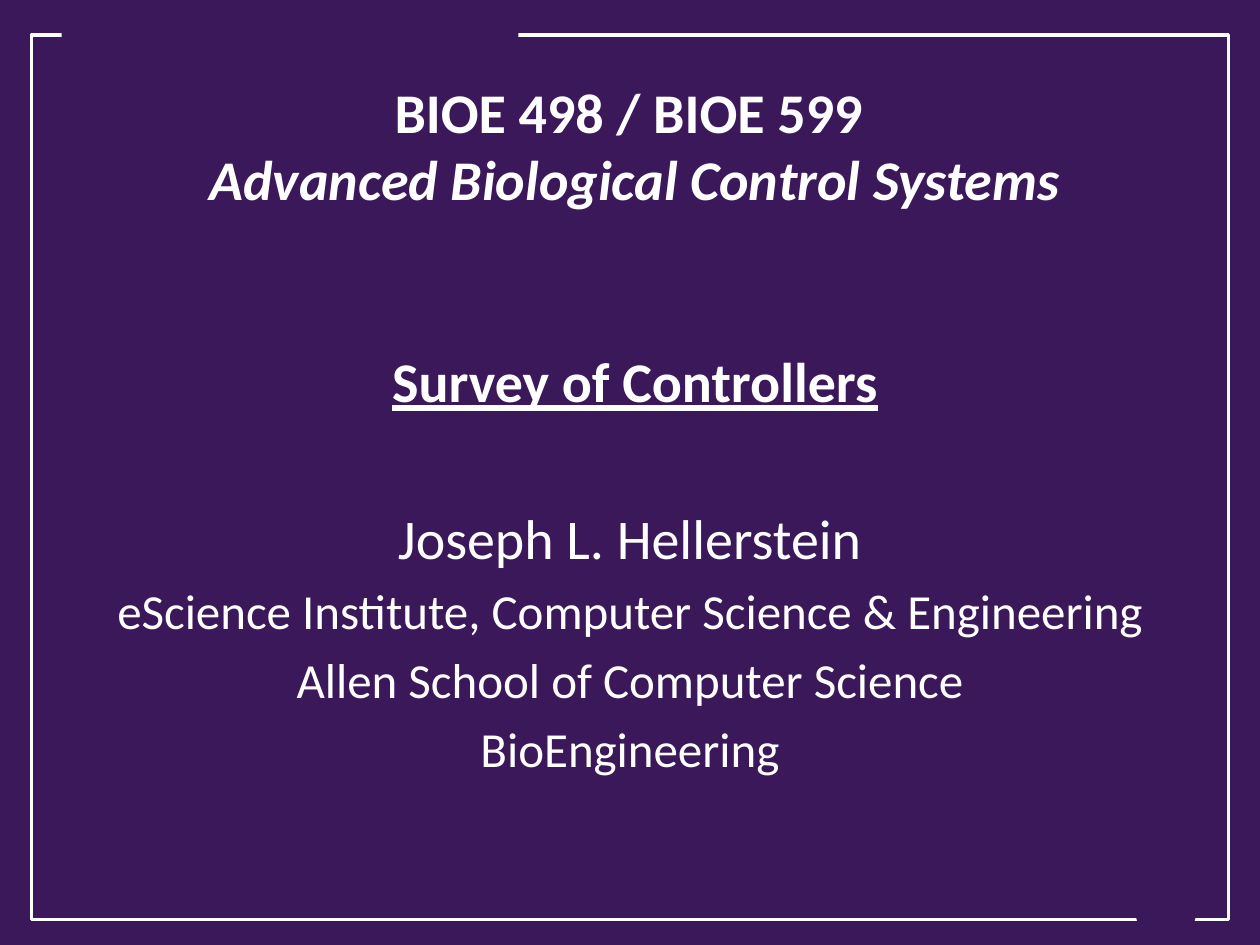
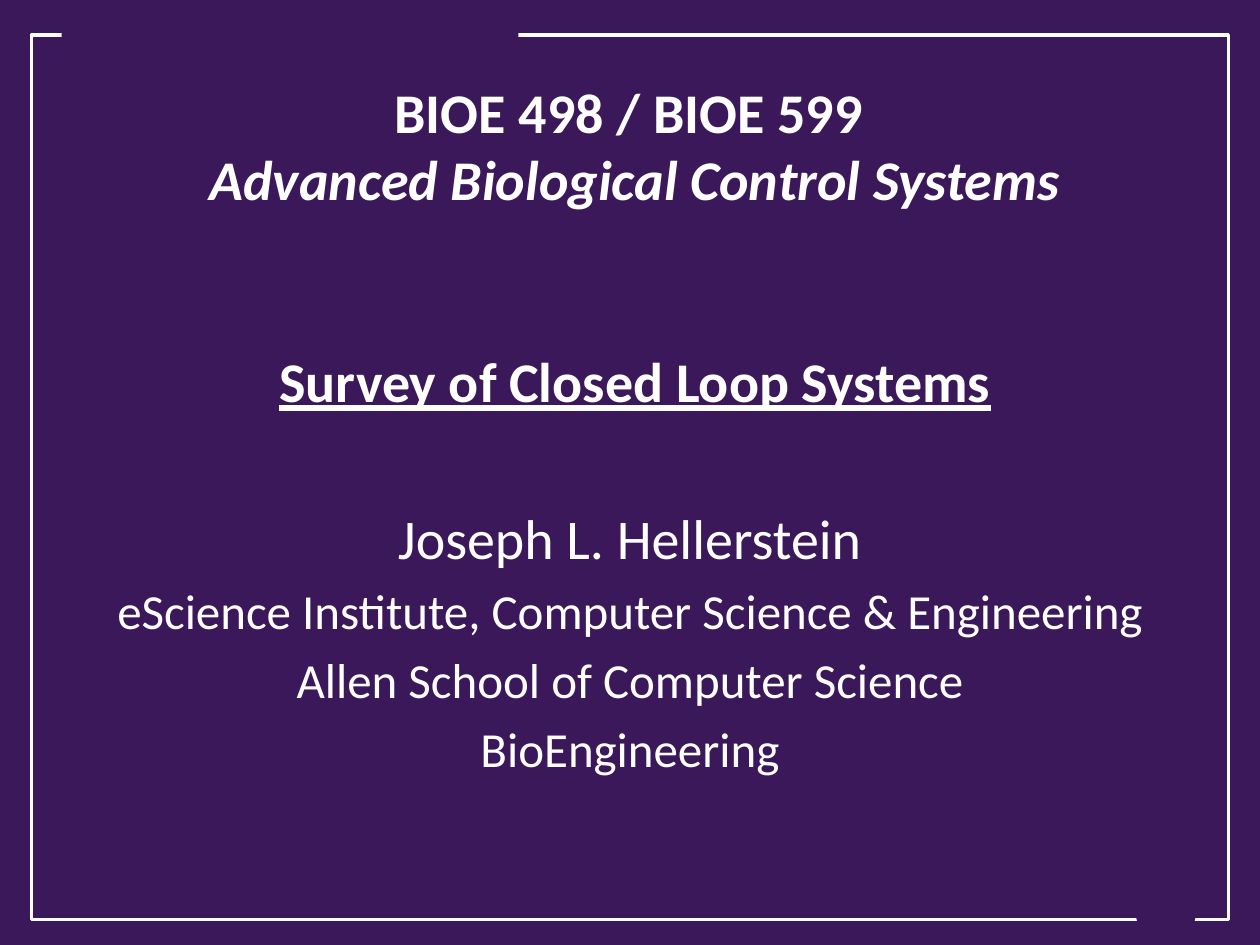
Before and after one commit to joseph-hellerstein/advanced-controls-lectures, a slide deck: slide 1 of Lecture_26-Survey-Of-Closed-Loop-Systems/Survey-Of-Closed-Loop-Systems.pptx. Drawn at 1260x945 pixels with LibreOffice and Linux fonts; fonts in the diff are those of the drawing; background and template pictures are left out. Boxes give left, top, right and bottom in pixels: in the first picture for what was removed or moved away, otherwise in the second. Text is boxed around its words. In the diff, an @@ line names an element or a change of style, - is before the commit and + after.

```diff
--- a/Lecture_26-Survey-Of-Closed-Loop-Systems/Survey-Of-Closed-Loop-Systems.pptx
+++ b/Lecture_26-Survey-Of-Closed-Loop-Systems/Survey-Of-Closed-Loop-Systems.pptx
@@ title at [210, 94, 1059, 411]: text changed @@
-BIOE 498 / BIOE 599
-Advanced Biological Control Systems
-Survey of Controllers
+BIOE 498 / BIOE 599
+Advanced Biological Control Systems
+Survey of Closed Loop Systems
```
Also in this commit, not shown: 1 other slide changed, 10 slides added.
